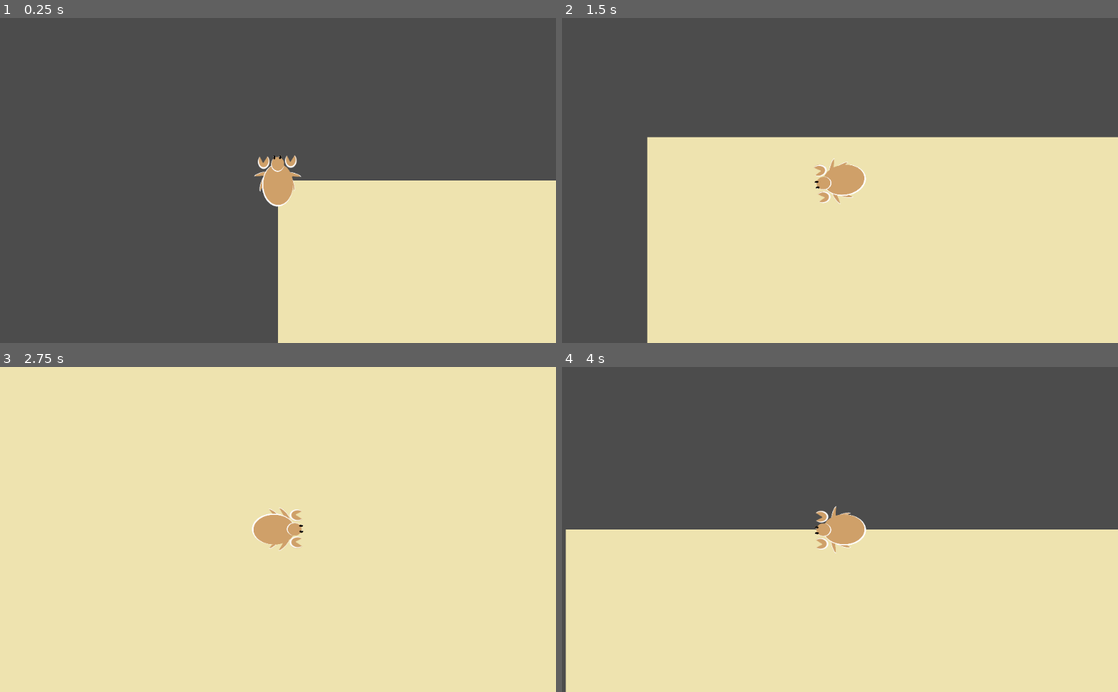
Above: before the commit, frames 1-4 (two rows, left to right).
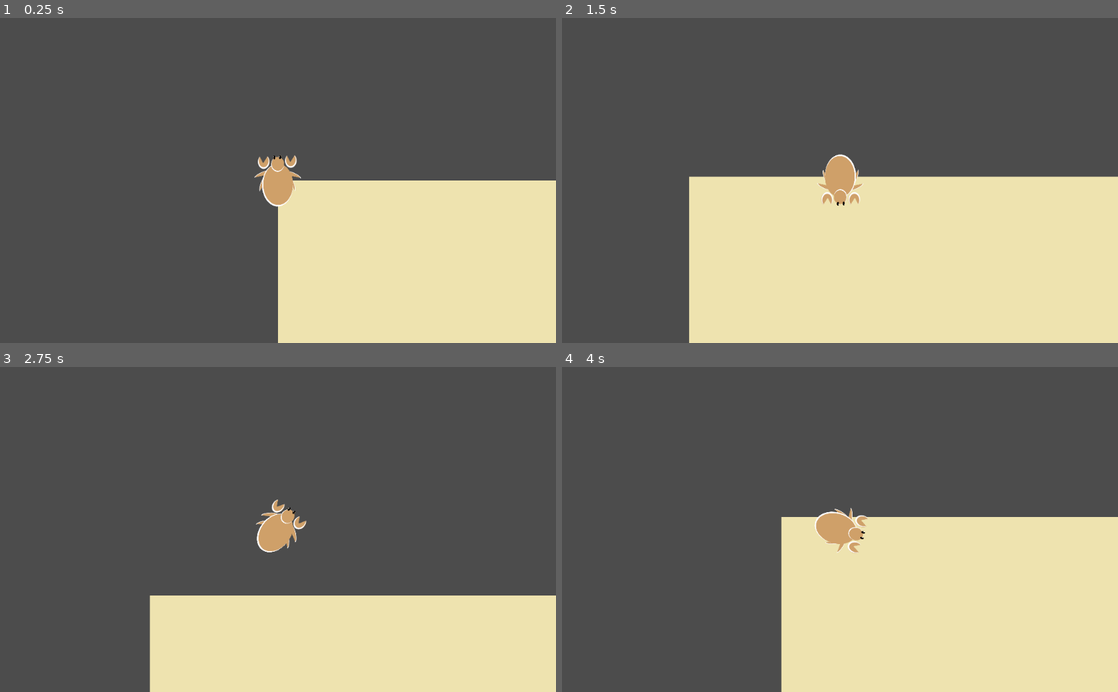
Above: after the commit, the same moments.

Repository: mtaubert/hermit
Game: Godot game, scene res://Scenes/Game.tscn
Same seed, same stepped clock (60 frames per second), same inputs: the game is played once before the commit and once after it. The project has no main scene, so this scene is started directly.
Inputs (mouse positions are in pixels of both pictures, inside the frame that each line leads up to):
- Up to frame 1 (0.25 s): no input
- Up to frame 2 (1.5 s): move the mouse to (962, 164) at 0.52 s; hold D (move_right) 0.53-1.28 s; click (962, 164) at 0.67 s; move the mouse to (728, 196) at 1.27 s; hold S (move_down) from 1.28 s (still down); click (728, 196) at 1.42 s
- Up to frame 3 (2.75 s): move the mouse to (333, 458) at 2.02 s; release S (move_down) at 2.03 s; hold D (move_right) from 2.03 s (still down); click (333, 458) at 2.17 s
- Up to frame 4 (4 s): move the mouse to (812, 594) at 2.77 s; release D (move_right) at 2.78 s; hold W (move_up) 2.78-3.53 s; click (812, 594) at 2.92 s; move the mouse to (1006, 578) at 3.52 s; hold A (move_left) from 3.53 s (still down); click (1006, 578) at 3.67 s

The runs differ from the first frame. In frame 1, less than 0.1% of the frame differs, in the area x 45-55%, y 47-54%; in frame 2, 15%; in frame 3, 78%, in the area x 0-100%, y 0-100%; in frame 4, 22%.

Commit message:
fullblown attacking with parameters and a cooldown and jazz

Diff:
--- a/Scenes/Prefabs/player_crab.tscn
+++ b/Scenes/Prefabs/player_crab.tscn
@@ -32,13 +32,13 @@
 position = Vector2( 25, -35 )
 scale = Vector2( 0.5, 0.5 )
 texture = ExtResource( 2 )
-offset = Vector2( 0, 1.10208 )
+offset = Vector2( 0, -9.82448 )
 region_enabled = true
 region_rect = Rect2( 270, 0, 100, 100 )
 
 [node name="l_leg1" type="Sprite" parent="KinematicBody2D/Node2D"]
 position = Vector2( -28.6571, 6.28142 )
-rotation = 0.293117
+rotation = 0.365552
 scale = Vector2( 0.4, 0.4 )
 texture = ExtResource( 3 )
 region_enabled = true
@@ -46,7 +46,7 @@
 
 [node name="r_leg1" type="Sprite" parent="KinematicBody2D/Node2D"]
 position = Vector2( 25.927, 5.80486 )
-rotation = -0.294568
+rotation = -0.370357
 scale = Vector2( 0.4, 0.4 )
 texture = ExtResource( 3 )
 flip_h = true
@@ -55,7 +55,7 @@
 
 [node name="r_leg2" type="Sprite" parent="KinematicBody2D/Node2D"]
 position = Vector2( 28.9745, -10.6817 )
-rotation = -1.31631
+rotation = -1.13138
 scale = Vector2( 0.4, 0.4 )
 texture = ExtResource( 3 )
 flip_h = true
@@ -64,7 +64,7 @@
 
 [node name="l_leg2" type="Sprite" parent="KinematicBody2D/Node2D"]
 position = Vector2( -29.9736, -11.5434 )
-rotation = 1.31649
+rotation = 1.13198
 scale = Vector2( 0.4, 0.4 )
 texture = ExtResource( 3 )
 region_enabled = true
@@ -81,11 +81,16 @@
 [node name="AnimationPlayer" type="AnimationPlayer" parent="KinematicBody2D/Node2D"]
 anims/scuttle = ExtResource( 6 )
 
-[node name="claw_tween" type="Tween" parent="KinematicBody2D/Node2D"]
-
 [node name="claw_animations" type="AnimationPlayer" parent="KinematicBody2D/Node2D"]
 autoplay = "idle"
 anims/idle = ExtResource( 7 )
 
 [node name="Camera2D" type="Camera2D" parent="KinematicBody2D"]
 current = true
+
+[node name="attack_tween" type="Tween" parent="."]
+
+[node name="attack_cooldown" type="Timer" parent="."]
+
+[connection signal="tween_completed" from="attack_tween" to="." method="_on_attack_tween_tween_completed"]
+[connection signal="timeout" from="attack_cooldown" to="." method="_on_attack_cooldown_timeout"]
--- a/Scripts/Global_Scripts/player_crab.gd
+++ b/Scripts/Global_Scripts/player_crab.gd
@@ -4,14 +4,21 @@
 var direction := Vector2(0,0)
 export (int) var MAX_SPEED = 500
 export (int) var ATTACKING_SPEED = 200
+export (int) var ATTACK_RANGE = 200
+#how long it lasts. shorter is better
+export (float) var ATTACK_SPEED = 0.5
+export (float) var ATTACK_COOLDOWN = 0.2
 var attacking = false
+var lock_input = false
+var can_attack = true
 
 func _ready():
-	pass # Replace with function body.
+	$attack_cooldown.wait_time = ATTACK_COOLDOWN + ATTACK_SPEED
 
 func _process(delta):
-	velocity = handle_movement()
-	$KinematicBody2D.move_and_slide(velocity)
+	if not lock_input:
+		velocity = handle_movement()
+		$KinematicBody2D.move_and_slide(velocity)
 
 """
 assess user inputs to get movement direction, returns what the players velocity should be from user input
@@ -49,11 +56,35 @@
 func look_to(vect):
 	$KinematicBody2D/Node2D.rotation_degrees = rad2deg(vect.angle()) + 90
 
+#takes a normalised vector as the attack direction
+func attack(target):
+	$attack_cooldown.start()
+	can_attack = false
+	lock_input = true
+	$attack_tween.interpolate_property(self, "position", self.position, self.position + target * ATTACK_RANGE,
+	 ATTACK_SPEED, Tween.TRANS_BACK, Tween.EASE_IN)
+	$attack_tween.start()
+
 func _input(event):
 # Mouse in viewport coordinates
-	if event is InputEventMouseButton:
-		attacking = not attacking
-		print("Mouse Click/Unclick at: ", get_global_mouse_position())
-		look_to(get_global_mouse_position()-$KinematicBody2D.global_position)
-	if event is InputEventMouseMotion and attacking:
-		look_to(get_global_mouse_position()-$KinematicBody2D.global_position)
+	if not lock_input:
+		var target = (get_global_mouse_position()-$KinematicBody2D.global_position).normalized()
+		if event is InputEventMouseButton:
+			if event.button_index == BUTTON_LEFT:
+				if event.pressed:
+					attacking = true
+					look_to(target)
+				elif can_attack:
+					attacking = false
+					look_to(target)
+					attack(target)
+		if attacking:
+			look_to(target)
+
+#func _on_attack_tween_tween_completed(object, key):
+#	lock_input = false
+
+
+func _on_attack_cooldown_timeout():
+	can_attack = true
+	lock_input = false
